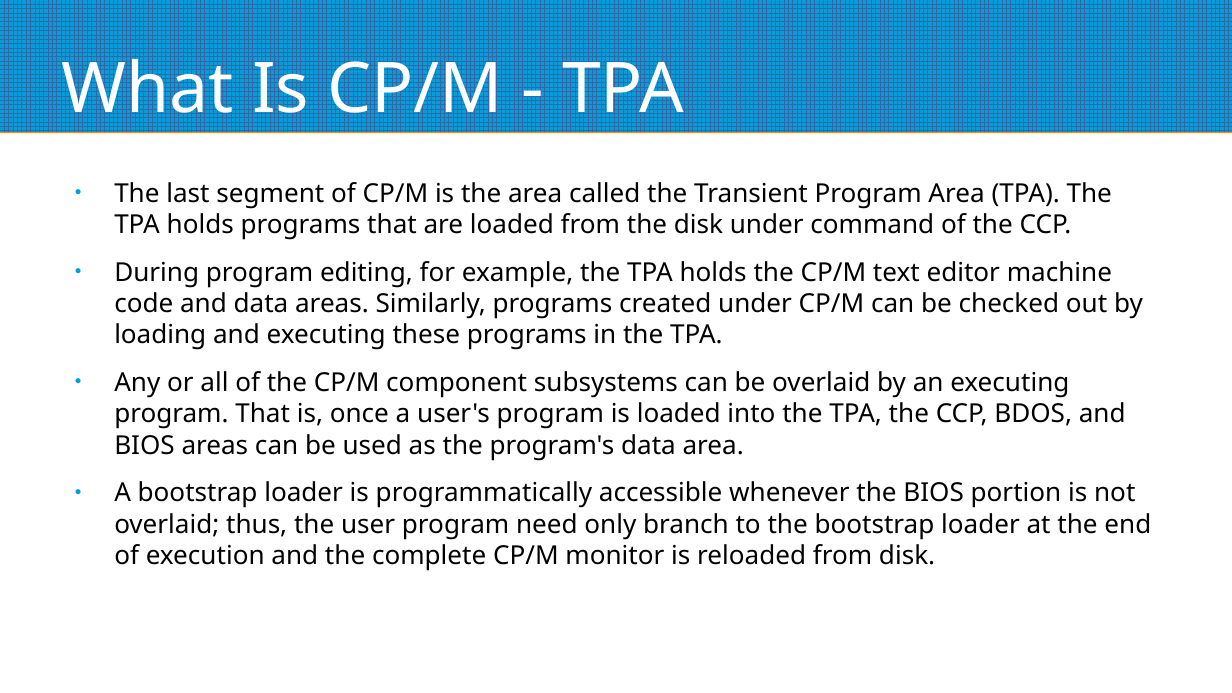
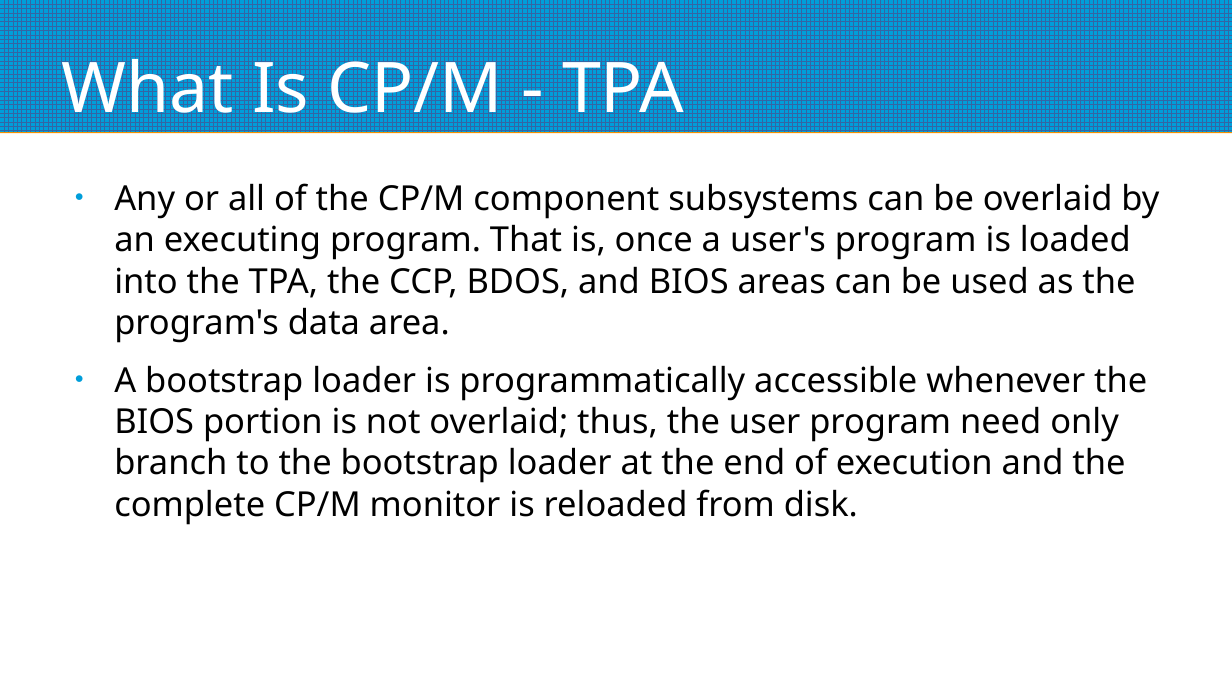
Before and after one commit to mggates39/Programming-With-CPM, a slide deck: slide 26 of CPM_Programming_Slides.odp (slide 24 before the commit). Drawn at 1232x693 pixels with LibreOffice and Linux fonts; fonts in the diff are those of the drawing. Boxes give left, top, right and bottom in pixels: in the first picture for what was removed or moved away, otherwise in the second. Text is boxed around its words. In the diff, an @@ line names an element or a change of style, - is before the commit and + after.

Commit message:
Ran spell check and resized text for readability

```diff
--- a/CPM_Programming_Slides.odp
+++ b/CPM_Programming_Slides.odp
@@ text "Any or all of the ..." at (114,183,1159,525): size 16.8 to 22.2 pt @@
@@ text at (114,182,1143,350): paragraphs removed @@
-● The last segment of CP/M is the area called the Transient Program Area (TPA). The TPA holds programs that are loaded from the disk under command of the CCP.
-● During program editing, for example, the TPA holds the CP/M text editor machine code and data areas. Similarly, programs created under CP/M can be checked out by loading and executing these programs in the TPA.
```
Also in this commit, not shown: 9 other slides changed, 2 slides added, 1 other file.
